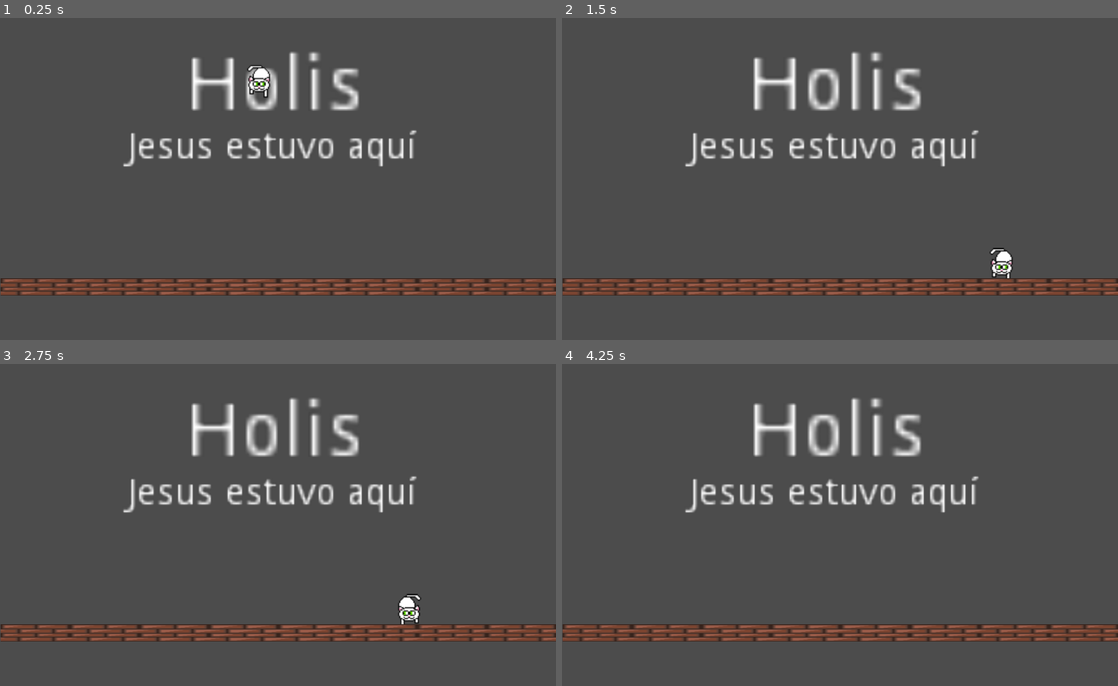
Above: before the commit, frames 1-4 (two rows, left to right).
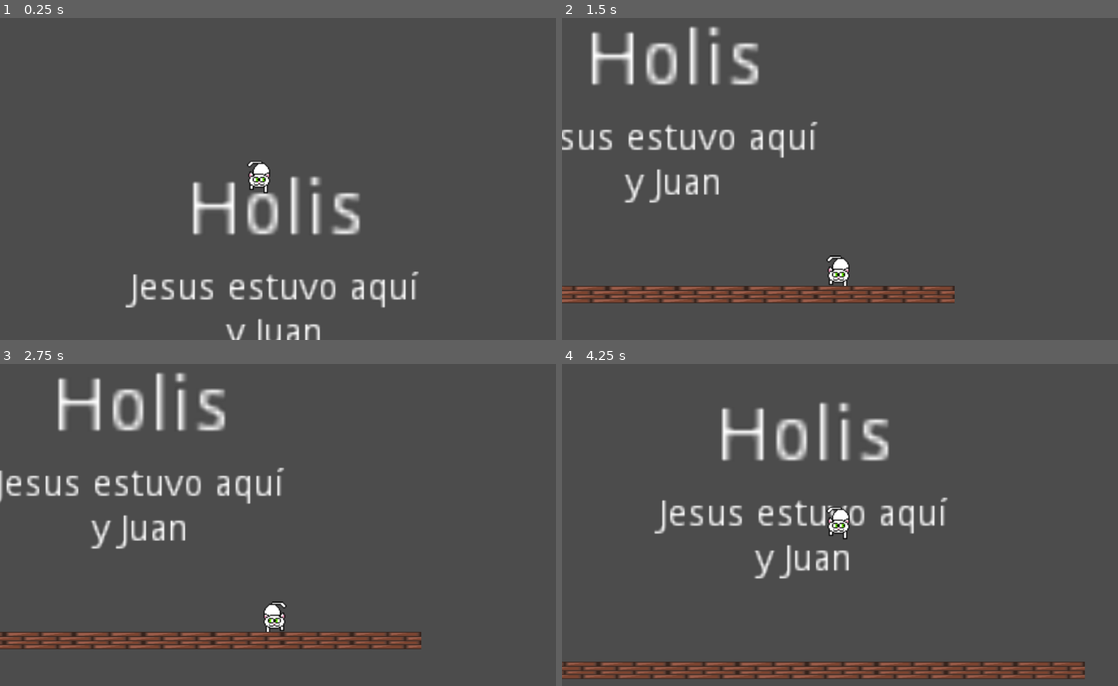
Above: after the commit, the same moments.

Repository: baiest/Minga_Survivor
Game: Godot game, scene res://scenes/Main.tscn
Two runs of this game, one before a commit and one after it. Both use one fixed random seed, a clock stepped at 60 frames per second and the inputs below.
Inputs:
- Up to frame 1 (0.25 s): no input
- Up to frame 2 (1.5 s): hold Right (ui_right) from 0.53 s (still down); tap Up (ui_up) at 0.77 s
- Up to frame 3 (2.75 s): tap Up (ui_up) at 1.52 s; release Right (ui_right) at 2.03 s; hold Left (ui_left) from 2.03 s (still down)
- Up to frame 4 (4.25 s): release Left (ui_left) at 2.78 s; hold Right (ui_right) from 2.78 s (still down); tap Up (ui_up) at 3.02, 3.77 s

The runs differ from the first frame. In frame 1, 13% of the frame differs, in the area x 0-100%, y 10-100%; in frame 2, 14%; in frame 3, 14%; in frame 4, 18%, in the area x 0-100%, y 10-98%.

Commit message:
Sonido prueba y reaparicion

Diff:
--- a/scenes/Main.tscn
+++ b/scenes/Main.tscn
@@ -1,8 +1,10 @@
-[gd_scene load_steps=6 format=2]
+[gd_scene load_steps=8 format=2]
 
 [ext_resource path="res://sprites/player_temporal.png" type="Texture" id=1]
 [ext_resource path="res://sprites/temporal_floor.png" type="Texture" id=2]
 [ext_resource path="res://scripts/script_player.gd" type="Script" id=3]
+[ext_resource path="res://sonidos/Ambientacion.ogg" type="AudioStream" id=4]
+[ext_resource path="res://sonidos/ritmo.ogg" type="AudioStream" id=5]
 
 [sub_resource type="RectangleShape2D" id=1]
 extents = Vector2( 8.87259, 8.99316 )
@@ -12,11 +14,19 @@
 
 [node name="Main" type="Node2D"]
 
+[node name="Ambiente" type="AudioStreamPlayer2D" parent="."]
+stream = ExtResource( 4 )
+autoplay = true
+
+[node name="Ritmo" type="AudioStreamPlayer2D" parent="."]
+stream = ExtResource( 5 )
+autoplay = true
+
 [node name="Label" type="Label" parent="."]
-margin_left = 342.112
-margin_top = 67.3169
-margin_right = 375.112
-margin_bottom = 81.3169
+margin_left = 344.0
+margin_top = 120.0
+margin_right = 377.0
+margin_bottom = 134.0
 rect_scale = Vector2( 10, 10 )
 text = "Holis"
 __meta__ = {
@@ -24,12 +34,15 @@
 }
 
 [node name="Label2" type="Label" parent="."]
-margin_left = 236.301
-margin_top = 212.479
-margin_right = 347.301
-margin_bottom = 226.479
+margin_left = 240.0
+margin_top = 296.0
+margin_right = 351.0
+margin_bottom = 310.0
 rect_scale = Vector2( 4.7929, 4.87335 )
-text = "Jesus estuvo aquí"
+text = "Jesus estuvo aquí
+y Juan"
+align = 1
+valign = 2
 __meta__ = {
 "_edit_use_anchors_": false
 }
@@ -50,8 +63,14 @@
 scale = Vector2( 2, 3 )
 shape = SubResource( 1 )
 
+[node name="Camera2D" type="Camera2D" parent="Player"]
+position = Vector2( 4.63901, -0.7267 )
+current = true
+limit_left = 0
+limit_bottom = 700
+
 [node name="Floor" type="StaticBody2D" parent="."]
-position = Vector2( 512.513, 502.116 )
+position = Vector2( 512, 616 )
 scale = Vector2( 4, 1 )
 __meta__ = {
 "_edit_group_": true
@@ -62,3 +81,13 @@
 
 [node name="CollisionShape2D" type="CollisionShape2D" parent="Floor"]
 shape = SubResource( 2 )
+
+[node name="pared" type="StaticBody2D" parent="."]
+position = Vector2( -16, 448 )
+scale = Vector2( 0.14584, 11.6753 )
+__meta__ = {
+"_edit_group_": true
+}
+
+[node name="CollisionShape2D" type="CollisionShape2D" parent="pared"]
+shape = SubResource( 2 )
--- a/scripts/script_player.gd
+++ b/scripts/script_player.gd
@@ -28,7 +28,14 @@
 		$Player_sprite.scale = Vector2(-2,2)
 		Velocidad.x -= run_speed
 
+# Condicion si el jugador se sale del escenario
+func die():
+	if ($".".global_position.y > 700):
+		$".".global_position = Vector2(475, 40)
+
+
 func _physics_process(delta):
 	Velocidad.y += Gravedad * delta
 	get_imput()
+	die()
 	Velocidad = move_and_slide(Velocidad, Vector2(0,-1))
Not shown, added: sonidos/Ambientacion.ogg.import
Not shown, added: sonidos/ritmo.ogg.import
Not shown, added: sonidos/Ambientacion.ogg
Not shown, added: sonidos/ritmo.ogg
